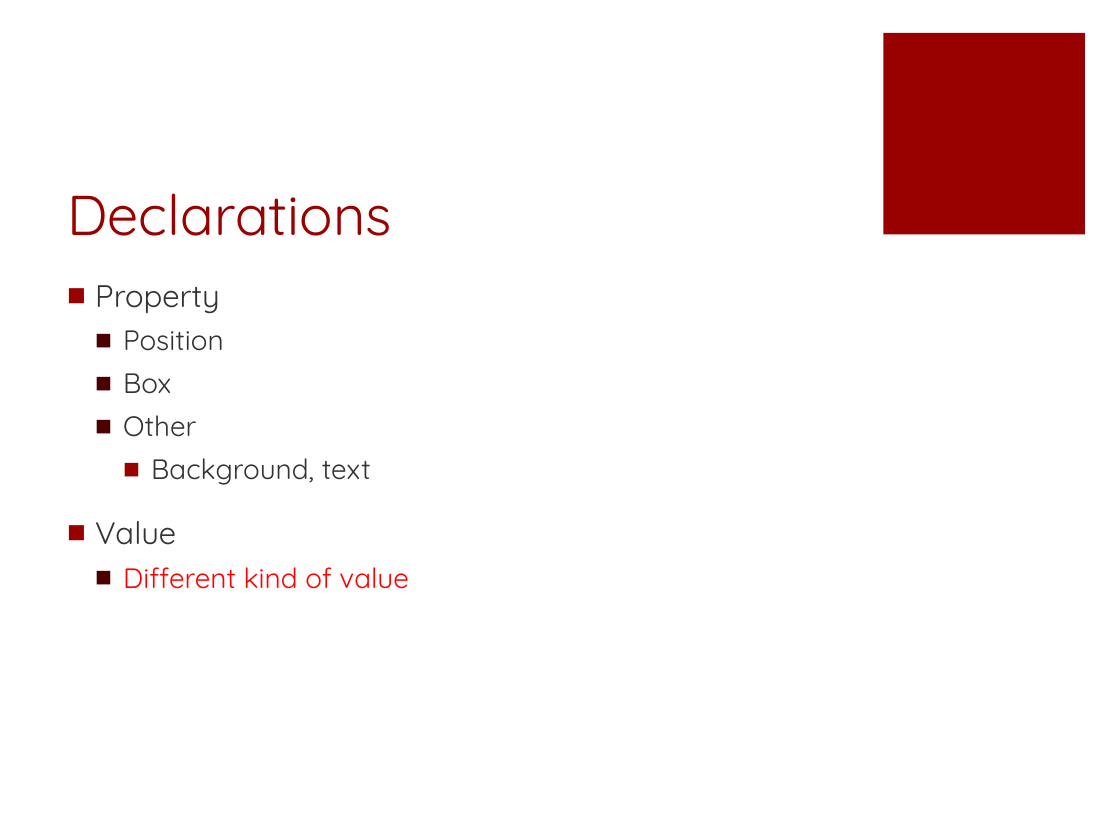
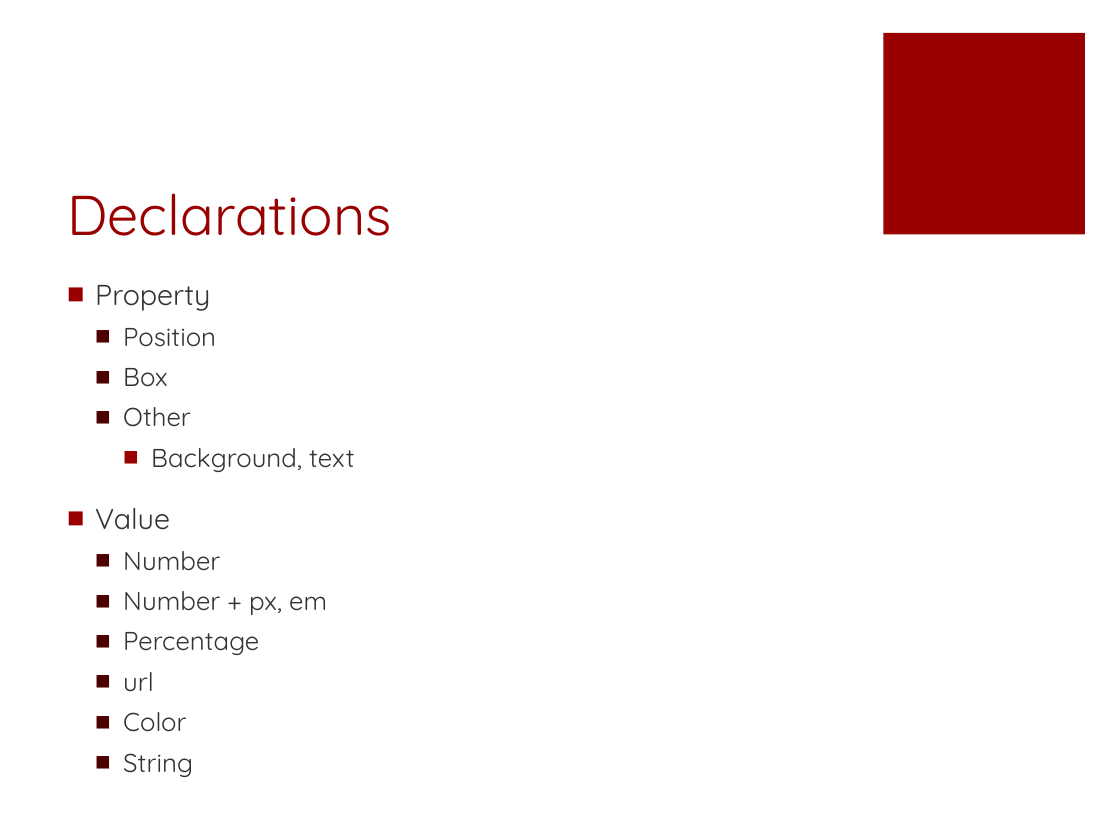
Before and after one commit to fuying/frondendtraining, a slide deck: slide 9 of CSS/CSS.pptx (slide 10 before the commit). Drawn at 1120x840 pixels with LibreOffice and Linux fonts; fonts in the diff are those of the drawing. Boxes give left, top, right and bottom in pixels: in the first picture for what was removed or moved away, otherwise in the second. Text is boxed around its words. In the diff, an @@ line names an element or a change of style, - is before the commit and + after.

```diff
--- a/CSS/CSS.pptx
+++ b/CSS/CSS.pptx
@@ text at bbox=[95, 285, 355, 530]: size 20 to 18.5 pt in "Property", "Value"; size 18 to 16.6 pt in "Position", "Box", "Other", "Background, text" @@
@@ text at bbox=[123, 551, 327, 732]: text changed; size 18 to 16.6 pt; text colour #FF0000 to #333333 @@
-  ■ Different kind of value
+  ■ Number
+  ■ Number + px, em
+  ■ Percentage
+  ■ url
+  ■ Color
+  ■ String
```
Also in this commit, not shown: 6 other slides changed, 1 slide added, 1 slide removed.
